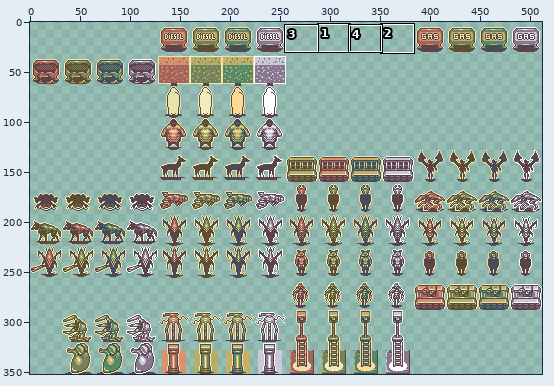
Sprite sheet -- gfx/HollowMoon/large.png. The first picture is a wide view before the edit; the outline marks the close-up.
Close-up. Before:
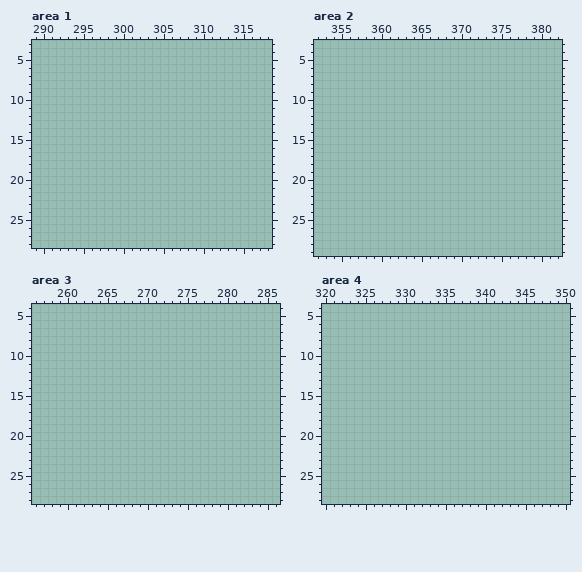
The file is 512x352 pixels. Shown: area 1: x 289..318, y 3..28; area 2: x 352..382, y 3..29; area 3: x 256..286, y 4..28; area 4: x 320..350, y 4..28. The old version is drawn lined up with the new one. The commit also changed other parts of the picture, which this record leaves out.
The result:
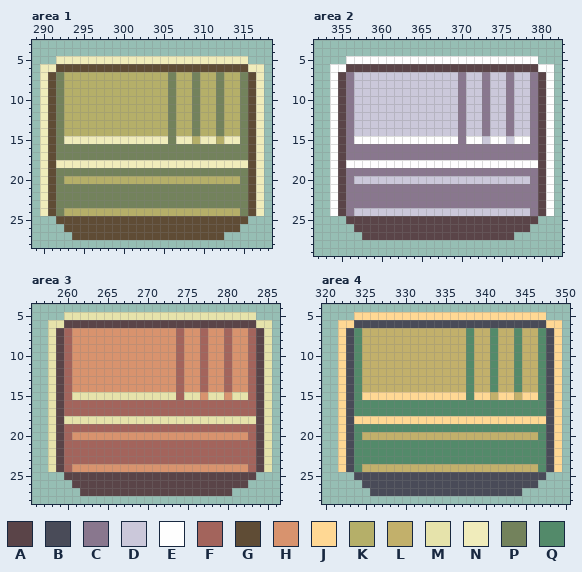
Palette (. is transparent): A #5a4448  B #494b58  C #89778e  D #cbc8da  E #fefefe  F #a3645c  G #5f4c35  H #d8936e  J #ffd894  K #b5af69  L #c2b06b  M #e6e3ab  N #f0ecbb  P #73825c  Q #538a6a
What changed:
drawings rearranged on the sheet (the old picture shows each at its new place; 7 dropped ones are not shown)
--- area 1
@@ x 289..318 @@
  4 ..............................
- 5 ..............................
- 6 ..............................
- 7 ..............................
- 8 ..............................
- 9 ..............................
-10 ..............................
-11 ..............................
-12 ..............................
-13 ..............................
-14 ..............................
-15 ..............................
-16 ..............................
-17 ..............................
-18 ..............................
-19 ..............................
-20 ..............................
-21 ..............................
-22 ..............................
-23 ..............................
-24 ..............................
-25 ..............................
-26 ..............................
-27 ..............................
+ 5 ...NNNNNNNNNNNNNNNNNNNNNNNN...
+ 6 .NNGGGGGGGGGGGGGGGGGGGGGGGGNN.
+ 7 .NGPKKKKKKKKKKKKKPKKPKKPKKPGN.
+ 8 .NGPKKKKKKKKKKKKKPKKPKKPKKPGN.
+ 9 .NGPKKKKKKKKKKKKKPKKPKKPKKPGN.
+10 .NGPKKKKKKKKKKKKKPKKPKKPKKPGN.
+11 .NGPKKKKKKKKKKKKKPKKPKKPKKPGN.
+12 .NGPKKKKKKKKKKKKKPKKPKKPKKPGN.
+13 .NGPKKKKKKKKKKKKKPKKPKKPKKPGN.
+14 .NGPKKKKKKKKKKKKKPKKPKKPKKPGN.
+15 .NGPNNNNNNNNNNNNNPNNKNNKNNPGN.
+16 .NGPPPPPPPPPPPPPPPPPPPPPPPPGN.
+17 .NGPPPPPPPPPPPPPPPPPPPPPPPPGN.
+18 .NGNNNNNNNNNNNNNNNNNNNNNNNNGN.
+19 .NGPPPPPPPPPPPPPPPPPPPPPPPPGN.
+20 .NGPKKKKKKKKKKKKKKKKKKKKKKPGN.
+21 .NGPPPPPPPPPPPPPPPPPPPPPPPPGN.
+22 .NGPPPPPPPPPPPPPPPPPPPPPPPPGN.
+23 .NGPPPPPPPPPPPPPPPPPPPPPPPPGN.
+24 .NGPKKKKKKKKKKKKKKKKKKKKKKPGN.
+25 ...GGGGGGGGGGGGGGGGGGGGGGGG...
+26 ....GGGGGGGGGGGGGGGGGGGGGG....
+27 .....GGGGGGGGGGGGGGGGGGG......
 28 ..............................
--- area 2
@@ x 352..382 @@
  4 ...............................
- 5 ...............................
- 6 ...............................
- 7 ...............................
- 8 ...............................
- 9 ...............................
-10 ...............................
-11 ...............................
-12 ...............................
-13 ...............................
-14 ...............................
-15 ...............................
-16 ...............................
-17 ...............................
-18 ...............................
-19 ...............................
-20 ...............................
-21 ...............................
-22 ...............................
-23 ...............................
-24 ...............................
-25 ...............................
-26 ...............................
-27 ...............................
+ 5 ....EEEEEEEEEEEEEEEEEEEEEEEE...
+ 6 ..EEAAAAAAAAAAAAAAAAAAAAAAAAEE.
+ 7 ..EACDDDDDDDDDDDDDCDDCDDCDDCAE.
+ 8 ..EACDDDDDDDDDDDDDCDDCDDCDDCAE.
+ 9 ..EACDDDDDDDDDDDDDCDDCDDCDDCAE.
+10 ..EACDDDDDDDDDDDDDCDDCDDCDDCAE.
+11 ..EACDDDDDDDDDDDDDCDDCDDCDDCAE.
+12 ..EACDDDDDDDDDDDDDCDDCDDCDDCAE.
+13 ..EACDDDDDDDDDDDDDCDDCDDCDDCAE.
+14 ..EACDDDDDDDDDDDDDCDDCDDCDDCAE.
+15 ..EACEEEEEEEEEEEEECEEDEEDEECAE.
+16 ..EACCCCCCCCCCCCCCCCCCCCCCCCAE.
+17 ..EACCCCCCCCCCCCCCCCCCCCCCCCAE.
+18 ..EAEEEEEEEEEEEEEEEEEEEEEEEEAE.
+19 ..EACCCCCCCCCCCCCCCCCCCCCCCCAE.
+20 ..EACDDDDDDDDDDDDDDDDDDDDDDCAE.
+21 ..EACCCCCCCCCCCCCCCCCCCCCCCCAE.
+22 ..EACCCCCCCCCCCCCCCCCCCCCCCCAE.
+23 ..EACCCCCCCCCCCCCCCCCCCCCCCCAE.
+24 ..EACDDDDDDDDDDDDDDDDDDDDDDCAE.
+25 ....AAAAAAAAAAAAAAAAAAAAAAAA...
+26 .....AAAAAAAAAAAAAAAAAAAAAA....
+27 ......AAAAAAAAAAAAAAAAAAA......
 28 ...............................
--- area 3
@@ x 256..286 @@
  4 ...............................
- 5 ...............................
- 6 ...............................
- 7 ...............................
- 8 ...............................
- 9 ...............................
-10 ...............................
-11 ...............................
-12 ...............................
-13 ...............................
-14 ...............................
-15 ...............................
-16 ...............................
-17 ...............................
-18 ...............................
-19 ...............................
-20 ...............................
-21 ...............................
-22 ...............................
-23 ...............................
-24 ...............................
-25 ...............................
-26 ...............................
-27 ...............................
+ 5 ....MMMMMMMMMMMMMMMMMMMMMMMM...
+ 6 ..MMAAAAAAAAAAAAAAAAAAAAAAAAMM.
+ 7 ..MAFHHHHHHHHHHHHHFHHFHHFHHFAM.
+ 8 ..MAFHHHHHHHHHHHHHFHHFHHFHHFAM.
+ 9 ..MAFHHHHHHHHHHHHHFHHFHHFHHFAM.
+10 ..MAFHHHHHHHHHHHHHFHHFHHFHHFAM.
+11 ..MAFHHHHHHHHHHHHHFHHFHHFHHFAM.
+12 ..MAFHHHHHHHHHHHHHFHHFHHFHHFAM.
+13 ..MAFHHHHHHHHHHHHHFHHFHHFHHFAM.
+14 ..MAFHHHHHHHHHHHHHFHHFHHFHHFAM.
+15 ..MAFMMMMMMMMMMMMMFMMHMMHMMFAM.
+16 ..MAFFFFFFFFFFFFFFFFFFFFFFFFAM.
+17 ..MAFFFFFFFFFFFFFFFFFFFFFFFFAM.
+18 ..MAMMMMMMMMMMMMMMMMMMMMMMMMAM.
+19 ..MAFFFFFFFFFFFFFFFFFFFFFFFFAM.
+20 ..MAFHHHHHHHHHHHHHHHHHHHHHHFAM.
+21 ..MAFFFFFFFFFFFFFFFFFFFFFFFFAM.
+22 ..MAFFFFFFFFFFFFFFFFFFFFFFFFAM.
+23 ..MAFFFFFFFFFFFFFFFFFFFFFFFFAM.
+24 ..MAFHHHHHHHHHHHHHHHHHHHHHHFAM.
+25 ....AAAAAAAAAAAAAAAAAAAAAAAA...
+26 .....AAAAAAAAAAAAAAAAAAAAAA....
+27 ......AAAAAAAAAAAAAAAAAAA......
 28 ...............................
--- area 4
@@ x 320..350 @@
  4 ...............................
- 5 ...............................
- 6 ...............................
- 7 ...............................
- 8 ...............................
- 9 ...............................
-10 ...............................
-11 ...............................
-12 ...............................
-13 ...............................
-14 ...............................
-15 ...............................
-16 ...............................
-17 ...............................
-18 ...............................
-19 ...............................
-20 ...............................
-21 ...............................
-22 ...............................
-23 ...............................
-24 ...............................
-25 ...............................
-26 ...............................
-27 ...............................
+ 5 ....JJJJJJJJJJJJJJJJJJJJJJJJ...
+ 6 ..JJBBBBBBBBBBBBBBBBBBBBBBBBJJ.
+ 7 ..JBQLLLLLLLLLLLLLQLLQLLQLLQBJ.
+ 8 ..JBQLLLLLLLLLLLLLQLLQLLQLLQBJ.
+ 9 ..JBQLLLLLLLLLLLLLQLLQLLQLLQBJ.
+10 ..JBQLLLLLLLLLLLLLQLLQLLQLLQBJ.
+11 ..JBQLLLLLLLLLLLLLQLLQLLQLLQBJ.
+12 ..JBQLLLLLLLLLLLLLQLLQLLQLLQBJ.
+13 ..JBQLLLLLLLLLLLLLQLLQLLQLLQBJ.
+14 ..JBQLLLLLLLLLLLLLQLLQLLQLLQBJ.
+15 ..JBQJJJJJJJJJJJJJQJJLJJLJJQBJ.
+16 ..JBQQQQQQQQQQQQQQQQQQQQQQQQBJ.
+17 ..JBQQQQQQQQQQQQQQQQQQQQQQQQBJ.
+18 ..JBJJJJJJJJJJJJJJJJJJJJJJJJBJ.
+19 ..JBQQQQQQQQQQQQQQQQQQQQQQQQBJ.
+20 ..JBQLLLLLLLLLLLLLLLLLLLLLLQBJ.
+21 ..JBQQQQQQQQQQQQQQQQQQQQQQQQBJ.
+22 ..JBQQQQQQQQQQQQQQQQQQQQQQQQBJ.
+23 ..JBQQQQQQQQQQQQQQQQQQQQQQQQBJ.
+24 ..JBQLLLLLLLLLLLLLLLLLLLLLLQBJ.
+25 ....BBBBBBBBBBBBBBBBBBBBBBBB...
+26 .....BBBBBBBBBBBBBBBBBBBBBB....
+27 ......BBBBBBBBBBBBBBBBBBB......
 28 ...............................
Boxes around the changes in both close-ups, in picture pixels (x1, y1, x2, y2):
added: (40, 56, 264, 240)
added: (330, 56, 554, 240)
added: (48, 312, 272, 496)
added: (338, 312, 562, 496)
